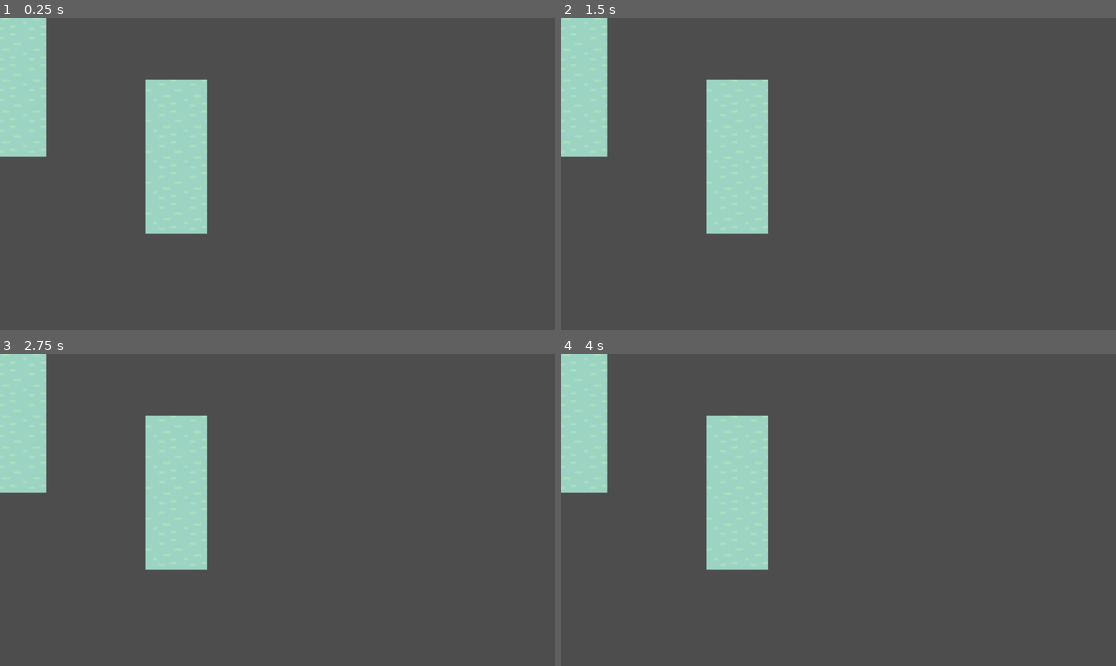
Above: before the commit, frames 1-4 (two rows, left to right).
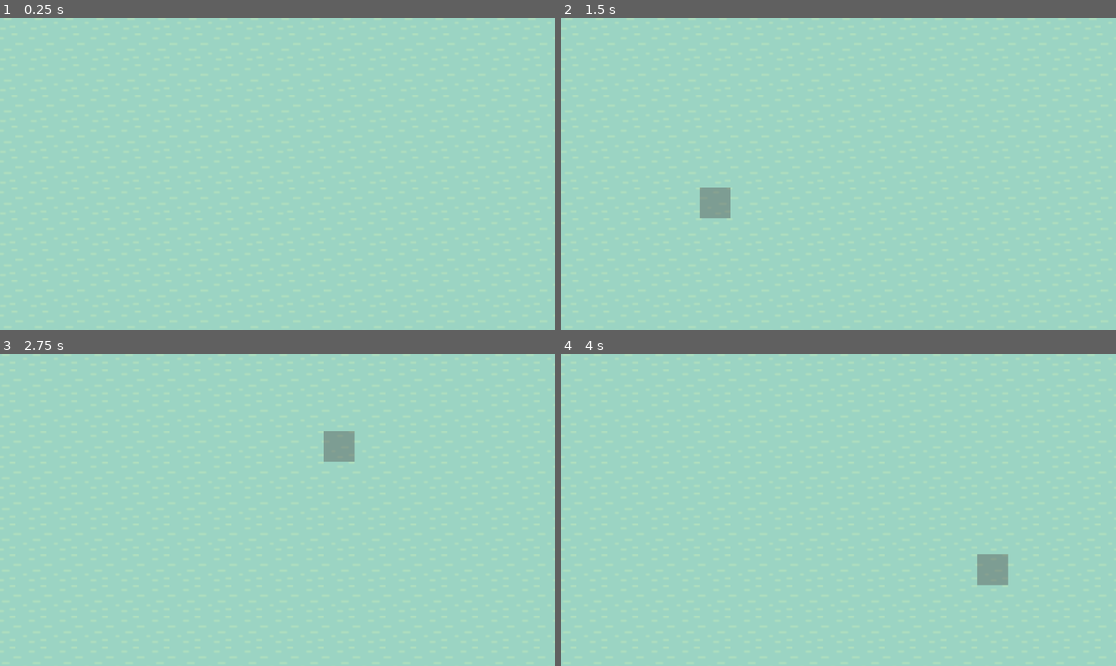
Above: after the commit, the same moments.

Repository: Wildcard209/threethingsgames-j-
Game: Godot game, scene res://Scenes/Main.tscn
The game is run twice, just before and just after one commit, with the same random seed, the same clock (stepped at 60 frames per second) and the same inputs.
Inputs (mouse positions are in pixels of both pictures, inside the frame that each line leads up to):
- Up to frame 1 (0.25 s): no input
- Up to frame 2 (1.5 s): tap Enter at 0.5 s; move the mouse to (960, 158) at 0.52 s; click (960, 158) at 0.6 s; tap Space at 1.25 s; move the mouse to (727, 189) at 1.27 s; click (727, 189) at 1.35 s
- Up to frame 3 (2.75 s): tap Enter at 2 s; move the mouse to (333, 441) at 2.02 s; click (333, 441) at 2.1 s
- Up to frame 4 (4 s): tap Space at 2.75 s; move the mouse to (810, 572) at 2.77 s; click (810, 572) at 2.85 s; tap Enter at 3.5 s; move the mouse to (1005, 556) at 3.52 s; click (1005, 556) at 3.6 s

The runs differ from the first frame. In frame 1, 91% of the frame differs, in the area x 0-100%, y 0-100%; in frame 2, 91%; in frame 3, 91%; in frame 4, 91%.

Commit message:
make water fully wiggle

Diff:
--- a/Assets/anim_wateer.tres
+++ b/Assets/anim_wateer.tres
@@ -1,3 +1,26 @@
-[gd_resource type="SpriteFrames" format=3 uid="uid://3elrqtb0pwak"]
+[gd_resource type="SpriteFrames" load_steps=5 format=3 uid="uid://3elrqtb0pwak"]
+
+[ext_resource type="Texture2D" uid="uid://xvr6t6gvi88o" path="res://Assets/Water_1.png" id="1_jxmqa"]
+[ext_resource type="Texture2D" uid="uid://byhvyat3fpubo" path="res://Assets/Water_2.png" id="2_iekfs"]
+[ext_resource type="Texture2D" uid="uid://10slu3mf2k80" path="res://Assets/Water_3.png" id="3_h7sbw"]
+[ext_resource type="Texture2D" uid="uid://dl3cr1gxwhmfp" path="res://Assets/Water_4.png" id="4_3xolb"]
 
 [resource]
+animations = [{
+"frames": [{
+"duration": 1.0,
+"texture": ExtResource("1_jxmqa")
+}, {
+"duration": 1.0,
+"texture": ExtResource("2_iekfs")
+}, {
+"duration": 1.0,
+"texture": ExtResource("3_h7sbw")
+}, {
+"duration": 1.0,
+"texture": ExtResource("4_3xolb")
+}],
+"loop": true,
+"name": &"default",
+"speed": 5.0
+}]
--- a/Scenes/Main.tscn
+++ b/Scenes/Main.tscn
@@ -3,7 +3,6 @@
 [ext_resource type="Script" path="res://Src/map.gd" id="1_kod1y"]
 
 [node name="Node2D" type="Node2D"]
-position = Vector2(334, 160)
 script = ExtResource("1_kod1y")
 
 [node name="map" type="Node" parent="."]
--- a/Src/map.gd
+++ b/Src/map.gd
@@ -1,32 +1,32 @@
 class_name map extends Node
 
-var GRID_HORIZ_SIZE : int = 2
-var GRID_VERT_SIZE : int = 5
+var GRID_HORIZ_SIZE : int = 31
+var GRID_VERT_SIZE : int = 17
 var TILE_HORIZ_SIZE : int = 64
 var TILE_VERT_SIZE : int = 64
-var layers = []
+var rng = RandomNumberGenerator.new()
+var min_health = 10
+var max_health = 100
+var grid = []
 # Called when the node enters the scene tree for the first time.
 func _ready():
-	for i in eLayers:
-		layers.append([])
 	for i in GRID_HORIZ_SIZE:
-		layers[eLayers.Base].append([])
+		grid.append([])
 		for j in GRID_VERT_SIZE:
 			var t = preload("res://Src/tile/tile.tscn").instantiate()
 			t.transform = Transform2D(0.0,Vector2(i*TILE_HORIZ_SIZE,j*TILE_VERT_SIZE))
+			t.hp = rng.randi_range(min_health,max_health)
 			add_child(t)
-			layers[eLayers.Base][i].append(t)
-
+			grid[i].append(t)
 
 # Called every frame. 'delta' is the elapsed time since the previous frame.
 func _process(delta):
-	pass
-
-enum eLayers{
-	Base,
-	Island,
-	Cosmetic,
-	Building,
-	Entity,
-	Weather
-}
+	for i in GRID_HORIZ_SIZE:
+		for j in GRID_VERT_SIZE:
+			var x =grid[i][j]
+			var a = clamp(i+1,0,GRID_HORIZ_SIZE-1)
+			var b = clamp(i-1,0,GRID_HORIZ_SIZE-1)
+			var c = clamp(j+1,0,GRID_VERT_SIZE-1)
+			var d = clamp(j-1,0,GRID_VERT_SIZE-1)
+			if grid[a][j].isWater() or grid[b][j].isWater() or grid[i][c].isWater() or grid[i][d].isWater():
+				x.erode(delta)
--- a/Src/tile/tile.gd
+++ b/Src/tile/tile.gd
@@ -3,16 +3,43 @@
 var hp : int = 100
 var buildState : eBuildState = eBuildState.none
 var collider = null
+var hovered = false
 
 
 func _ready():
-	pass
+	var anim = $AnimatedSprite2D
+	anim.play()
 
 func _on_area_2d_area_entered(area):
 	if area.owner.get_class() == "tsunami":
 		pass
 
+func _on_area_2d_mouse_entered():
+	var rect = $ColorRect
+	hovered = true
+	rect.visible = true
+
+func _on_area_2d_mouse_exited():
+	var rect = $ColorRect
+	hovered = false
+	rect.visible = false
+
+func _input(event):
+	if hovered:
+		if Input.is_action_just_pressed("test"):
+			pass
+
+func isWater():
+	if buildState == eBuildState.dead:
+		return true
+	else:
+		return false
+
+func erode():
+	pass
+
 enum eBuildState{
 	none,
+	dead,
 	windmill
 }
--- a/Src/tile/tile.tscn
+++ b/Src/tile/tile.tscn
@@ -1,7 +1,30 @@
-[gd_scene load_steps=5 format=3 uid="uid://ddmu8r2tftem8"]
+[gd_scene load_steps=9 format=3 uid="uid://ddmu8r2tftem8"]
 
 [ext_resource type="Script" path="res://Src/tile/tile.gd" id="1_6tkqd"]
 [ext_resource type="Texture2D" uid="uid://xvr6t6gvi88o" path="res://Assets/Water_1.png" id="2_ydxvm"]
+[ext_resource type="Texture2D" uid="uid://byhvyat3fpubo" path="res://Assets/Water_2.png" id="3_a5u6v"]
+[ext_resource type="Texture2D" uid="uid://10slu3mf2k80" path="res://Assets/Water_3.png" id="4_vx18o"]
+[ext_resource type="Texture2D" uid="uid://dl3cr1gxwhmfp" path="res://Assets/Water_4.png" id="5_r0px1"]
+
+[sub_resource type="SpriteFrames" id="SpriteFrames_aoos4"]
+animations = [{
+"frames": [{
+"duration": 1.0,
+"texture": ExtResource("2_ydxvm")
+}, {
+"duration": 1.0,
+"texture": ExtResource("3_a5u6v")
+}, {
+"duration": 1.0,
+"texture": ExtResource("4_vx18o")
+}, {
+"duration": 1.0,
+"texture": ExtResource("5_r0px1")
+}],
+"loop": true,
+"name": &"default",
+"speed": 6.0
+}]
 
 [sub_resource type="GDScript" id="GDScript_gaocj"]
 
@@ -11,19 +34,29 @@
 [node name="tile" type="Node2D"]
 script = ExtResource("1_6tkqd")
 
-[node name="Icon" type="Sprite2D" parent="."]
-position = Vector2(-4.76837e-07, -4.76837e-07)
+[node name="AnimatedSprite2D" type="AnimatedSprite2D" parent="."]
 scale = Vector2(4, 4)
-texture = ExtResource("2_ydxvm")
+sprite_frames = SubResource("SpriteFrames_aoos4")
+frame_progress = 0.00157169
 
-[node name="Area2D" type="Area2D" parent="Icon"]
-position = Vector2(4.23855e-07, 4.23855e-07)
+[node name="Area2D" type="Area2D" parent="AnimatedSprite2D"]
+position = Vector2(3.04646e-07, 3.04646e-07)
 scale = Vector2(0.888889, 0.888889)
 script = SubResource("GDScript_gaocj")
 
-[node name="CollisionShape2D" type="CollisionShape2D" parent="Icon/Area2D"]
+[node name="CollisionShape2D" type="CollisionShape2D" parent="AnimatedSprite2D/Area2D"]
 position = Vector2(-2.71481e-07, 2.73343e-07)
 scale = Vector2(0.141, 0.141)
 shape = SubResource("RectangleShape2D_iwkfn")
 
-[connection signal="area_entered" from="Icon/Area2D" to="." method="_on_area_2d_area_entered"]
+[node name="ColorRect" type="ColorRect" parent="."]
+visible = false
+offset_left = -32.0
+offset_top = -32.0
+offset_right = 32.0
+offset_bottom = 32.0
+color = Color(0.34902, 0.34902, 0.34902, 0.45098)
+
+[connection signal="area_entered" from="AnimatedSprite2D/Area2D" to="." method="_on_area_2d_area_entered"]
+[connection signal="mouse_entered" from="AnimatedSprite2D/Area2D" to="." method="_on_area_2d_mouse_entered"]
+[connection signal="mouse_exited" from="AnimatedSprite2D/Area2D" to="." method="_on_area_2d_mouse_exited"]
--- a/project.godot
+++ b/project.godot
@@ -15,6 +15,14 @@
 config/features=PackedStringArray("4.1", "GL Compatibility")
 config/icon="res://icon.svg"
 
+[input]
+
+test={
+"deadzone": 0.5,
+"events": [Object(InputEventMouseButton,"resource_local_to_scene":false,"resource_name":"","device":-1,"window_id":0,"alt_pressed":false,"shift_pressed":false,"ctrl_pressed":false,"meta_pressed":false,"button_mask":0,"position":Vector2(0, 0),"global_position":Vector2(0, 0),"factor":1.0,"button_index":1,"canceled":false,"pressed":false,"double_click":false,"script":null)
+]
+}
+
 [rendering]
 
 renderer/rendering_method="gl_compatibility"
Not shown, added: Assets/Water_2.png.import
Not shown, added: Assets/Water_3.png.import
Not shown, added: Assets/Water_4.png.import
